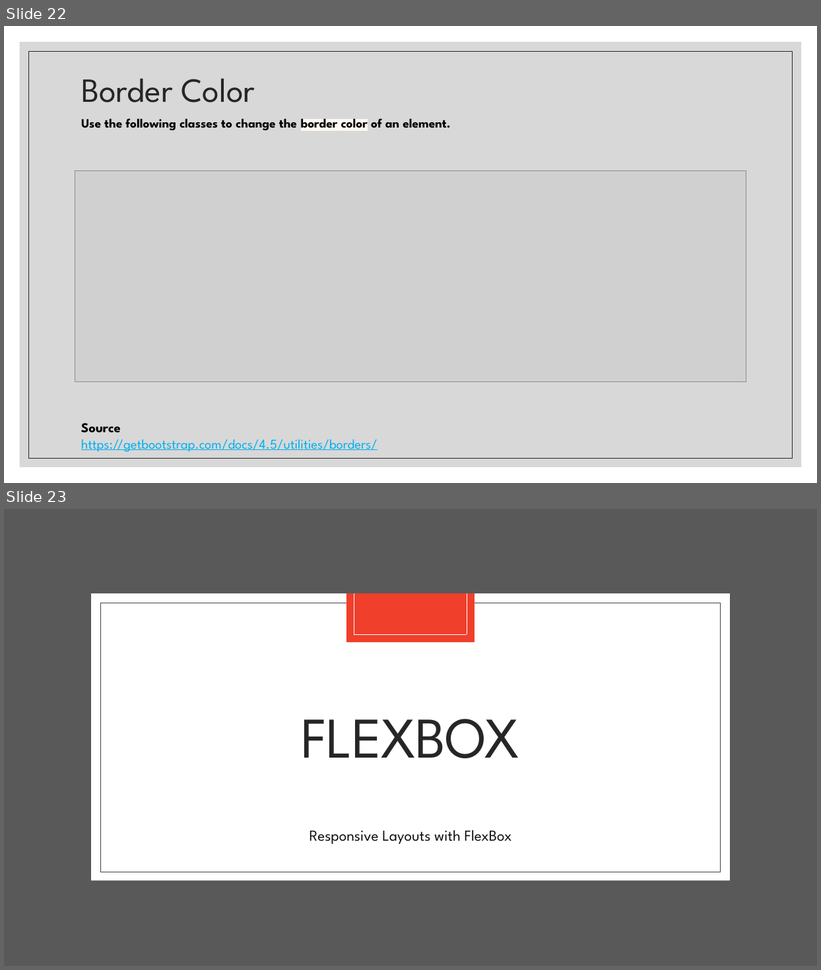
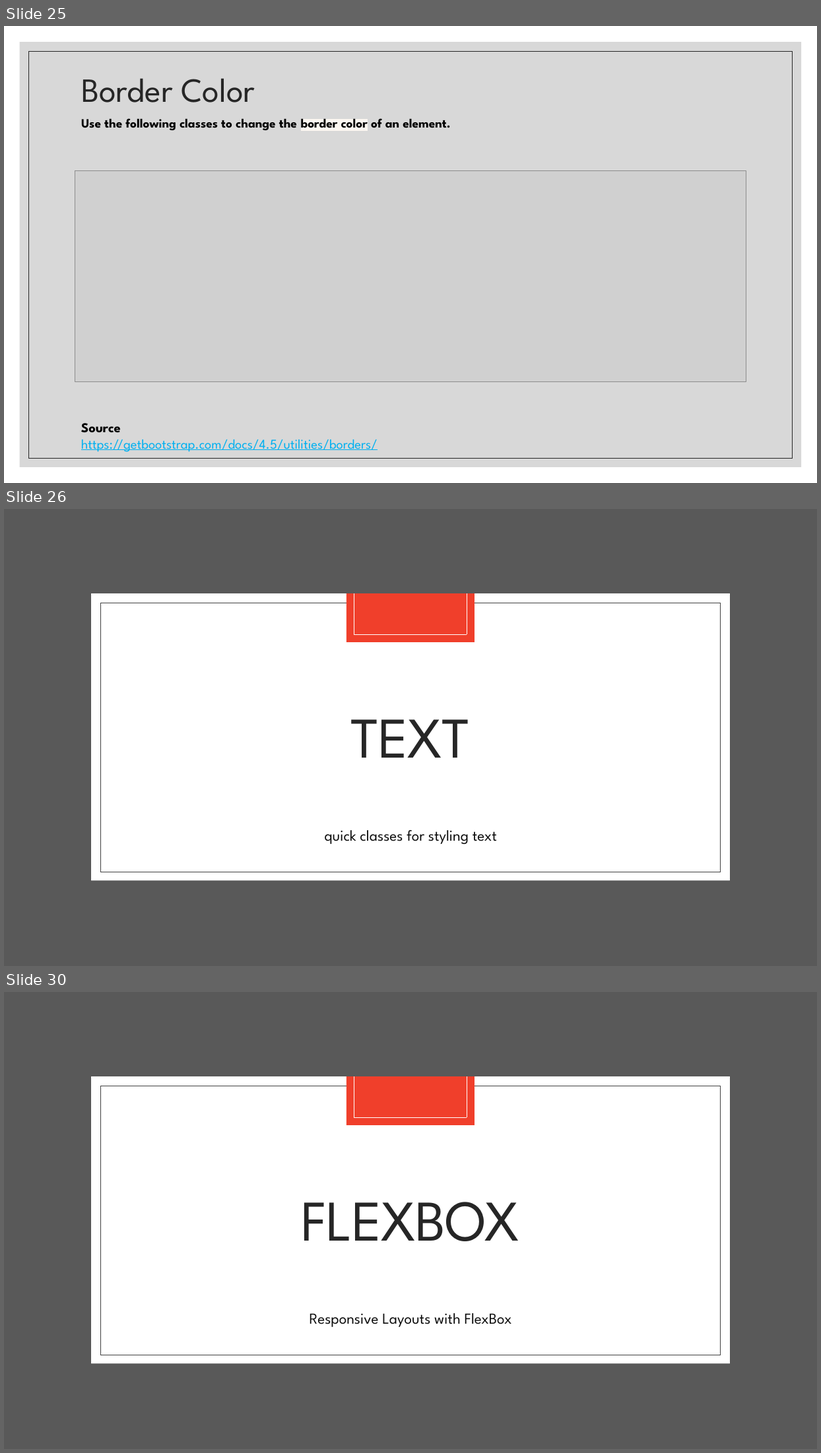
Before and after one commit to paulsmithkc/awd1000_base_lab_and_homework, a slide deck: bootstrap/slides/Intro to Bootstrap.pptx. Shown one above the other, each under a label of ours: slides 22 and 23 before the commit, slides 25, 26 and 30 after it; the slides between them are not shown. The pictures are 821x970 and 821x1453 pixels, drawn with LibreOffice and Linux fonts; fonts in the diff are those of the drawing; grey boxes stand for pictures. Boxes give left, top, right and bottom in pixels: in the first picture for what was removed or moved away, otherwise in the second. Text is boxed around its words. In the diff, an @@ line names an element or a change of style, - is before the commit and + after.

```diff
--- a/bootstrap/slides/Intro to Bootstrap.pptx
+++ b/bootstrap/slides/Intro to Bootstrap.pptx
@@ slide 26 added at (x1=4, y1=509, x2=817, y2=966), background #FFFFFF; not listed: 7 template elements that a slide beside it also shows @@
@@ title added at (x1=350, y1=720, x2=470, y2=758), 68 pt, text #262626 @@
+TEXT
@@ text added at (x1=324, y1=830, x2=497, y2=844), 18 pt, text #0D0D0D @@
+quick classes for styling text
@@ what was slide 22 is now slide 25 @@
@@ what was slide 23 is now slide 30 @@
```
Also in this commit, not shown: 2 slides changed, 16 other slides added.
